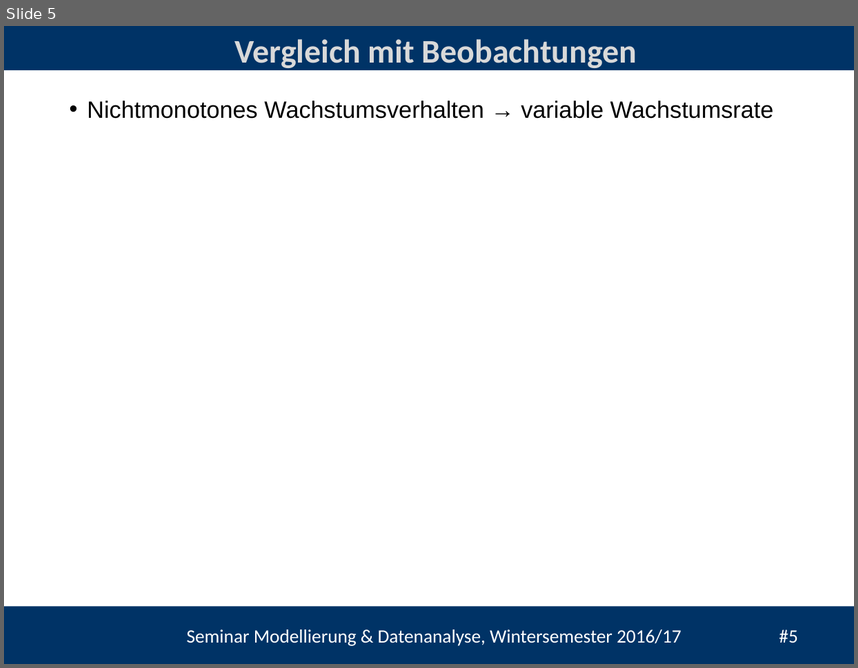
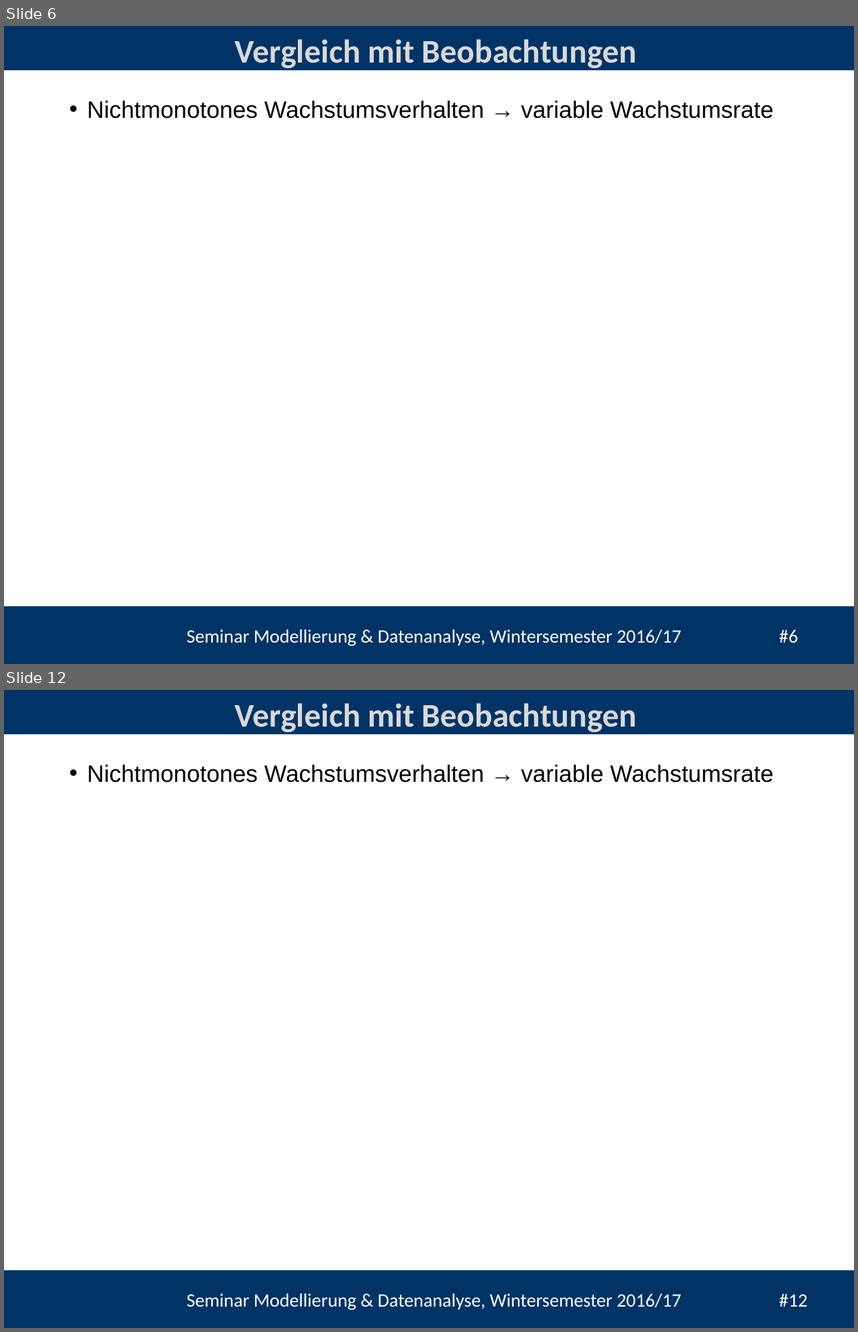
Before and after one commit to heistermann/Einf_Modellierung, a slide deck: Termin_5/Termin_5_Popolationsmodelle.pptx. Shown one above the other, each under a label of ours: slide 5 before the commit, slides 6 and 12 after it; the slides between them are not shown. The pictures are 858x668 and 858x1332 pixels, drawn with LibreOffice and Linux fonts; fonts in the diff are those of the drawing; background and template pictures are left out. Boxes give left, top, right and bottom in pixels: in the first picture for what was removed or moved away, otherwise in the second. Text is boxed around its words. In the diff, an @@ line names an element or a change of style, - is before the commit and + after.

```diff
--- a/Termin_5/Termin_5_Popolationsmodelle.pptx
+++ b/Termin_5/Termin_5_Popolationsmodelle.pptx
@@ slide 12 added at <box>4,690,854,1328</box>, background #FFFFFF; not listed: 3 template elements that a slide beside it also shows @@
@@ title added at <box>235,703,637,735</box>, 28 pt, text #D9D9D9, bold @@
+Vergleich mit Beobachtungen
@@ text added at <box>87,765,774,782</box>, 20 pt, text #000000 @@
+• Nichtmonotones Wachstumsverhalten → variable Wachstumsrate
@@ what was slide 5 is now slide 6 @@
@@ text at <box>187,629,797,646</box>: text changed @@
-Seminar Modellierung & Datenanalyse, Wintersemester 2016/17 #5
+Seminar Modellierung & Datenanalyse, Wintersemester 2016/17 #6
```
Also in this commit, not shown: 6 slides changed, 3 other slides added, 3 other files.
